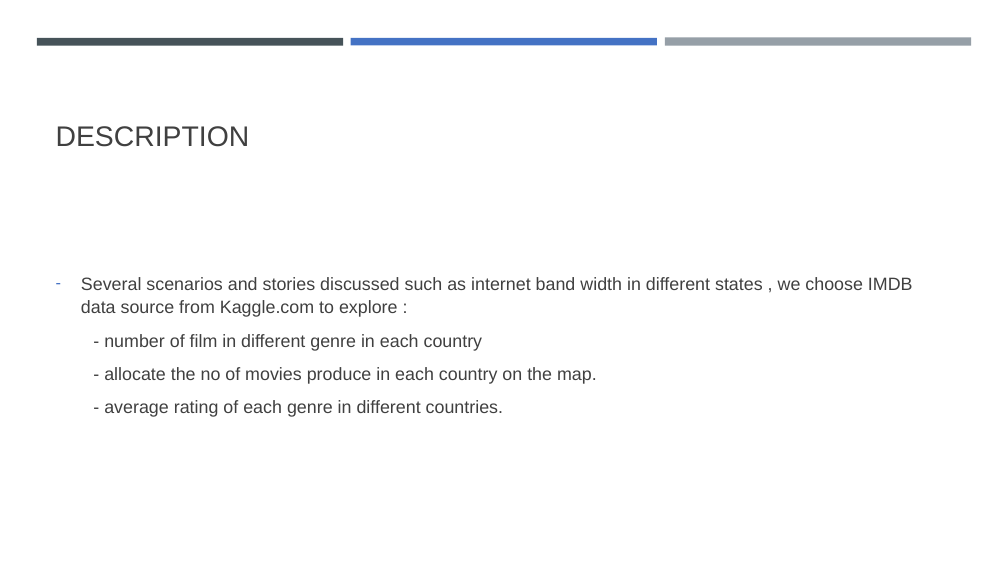
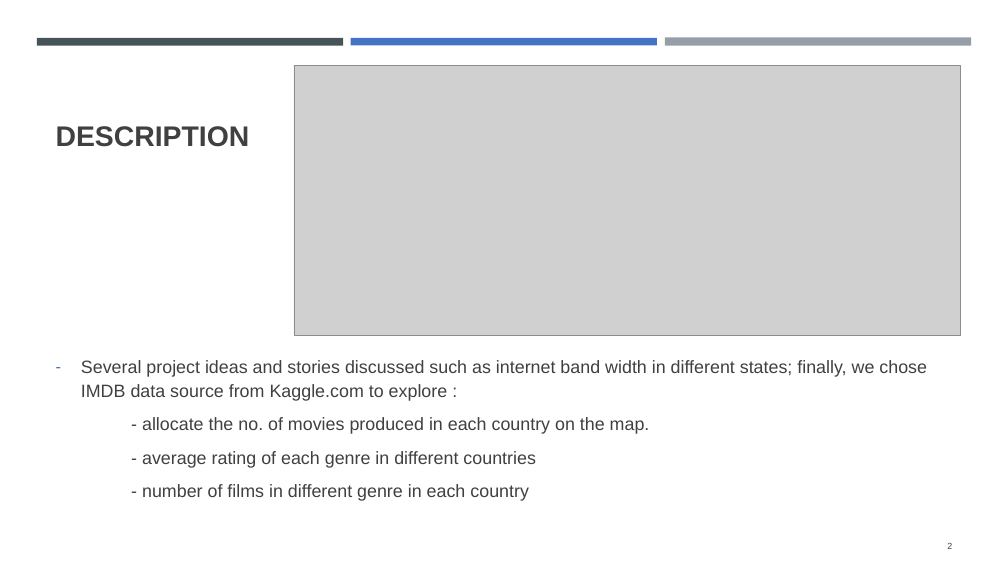
Before and after one commit to MohanPanga/IMDb-Movies-, a slide deck: slide 2 of Movie Guru.pptx. Drawn at 1008x567 pixels with LibreOffice and Linux fonts; fonts in the diff are those of the drawing; grey boxes stand for pictures. Boxes give left, top, right and bottom in pixels: in the first picture for what was removed or moved away, otherwise in the second. Text is boxed around its words. In the diff, an @@ line names an element or a change of style, - is before the commit and + after.

```diff
--- a/Movie Guru.pptx
+++ b/Movie Guru.pptx
@@ title "DESCRIPTION" at (x1=56, y1=126, x2=250, y2=147): bold on @@
@@ picture added at (x1=294, y1=66, x2=960, y2=336) @@
@@ text at (x1=81, y1=360, x2=927, y2=501): text changed @@
-– Several scenarios and stories discussed such as internet band width in different states , we choose IMDB data source from Kaggle.com to explore :
-- number of film in different genre in each country
-- allocate the no of movies produce in each country on the map.
-- average rating of each genre in different countries.
+– Several project ideas and stories discussed such as internet band width in different states; finally, we chose IMDB data source from Kaggle.com to explore :
+- allocate the no. of movies produced in each country on the map.
+- average rating of each genre in different countries
+- number of films in different genre in each country
@@ page number added at (x1=947, y1=543, x2=952, y2=549), 8.5 pt, text #404040 @@
+2
```
Also in this commit, not shown: 3 other slides changed, 3 slides added, 3 slides removed.
